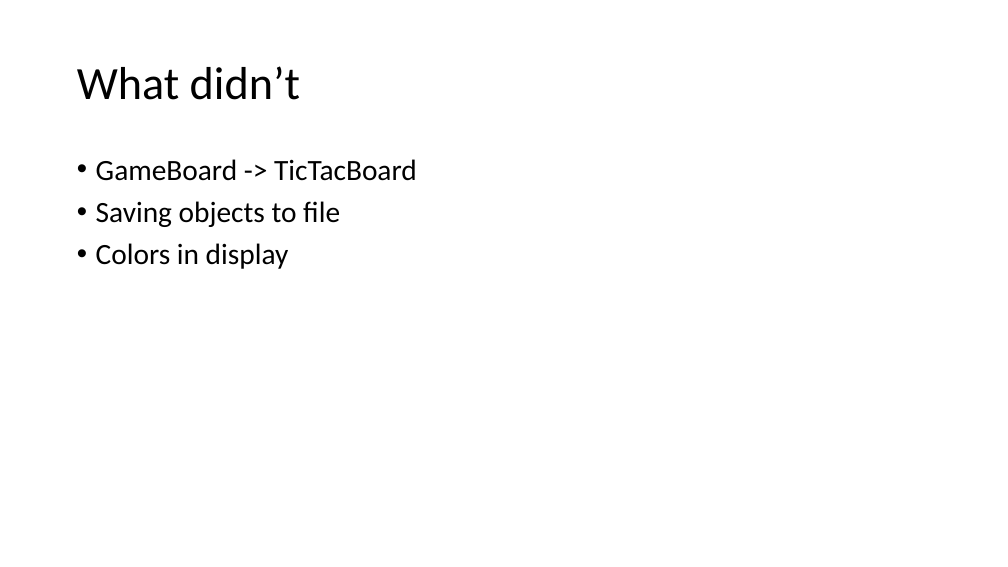
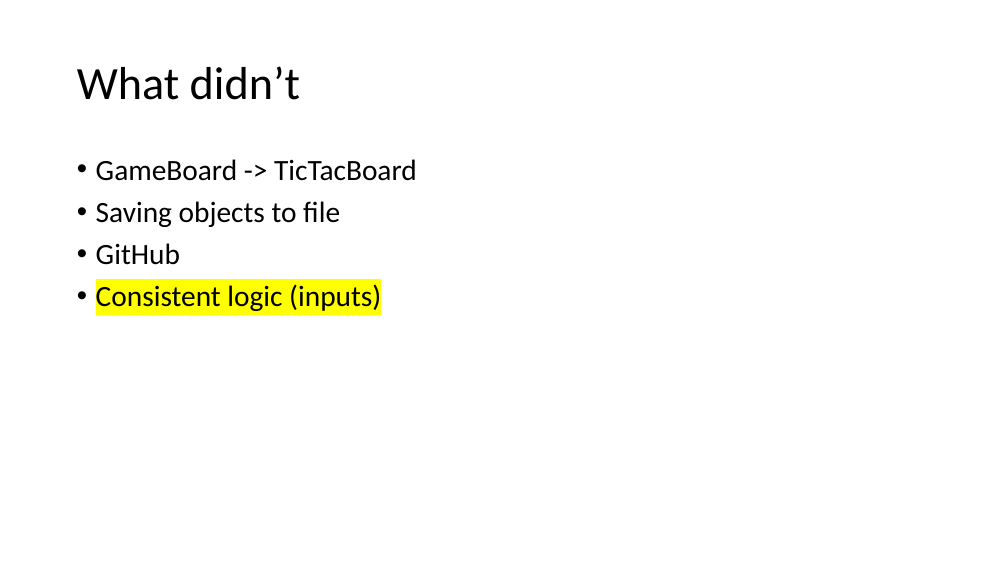
Before and after one commit to jwlarsen11/3060TicTacToe, a slide deck: slide 6 of Strategic tic tac toe demo slides.pptx (slide 7 before the commit). Drawn at 1008x567 pixels with LibreOffice and Linux fonts; fonts in the diff are those of the drawing; background and template pictures are left out. Boxes give left, top, right and bottom in pixels: in the first picture for what was removed or moved away, otherwise in the second. Text is boxed around its words. In the diff, an @@ line names an element or a change of style, - is before the commit and + after.

```diff
--- a/Strategic tic tac toe demo slides.pptx
+++ b/Strategic tic tac toe demo slides.pptx
@@ text at bbox=[96, 243, 381, 311]: text changed @@
-• Colors in display
+• GitHub
+• Consistent logic (inputs)
```
Also in this commit, not shown: 7 other slides changed, 1 slide added.
